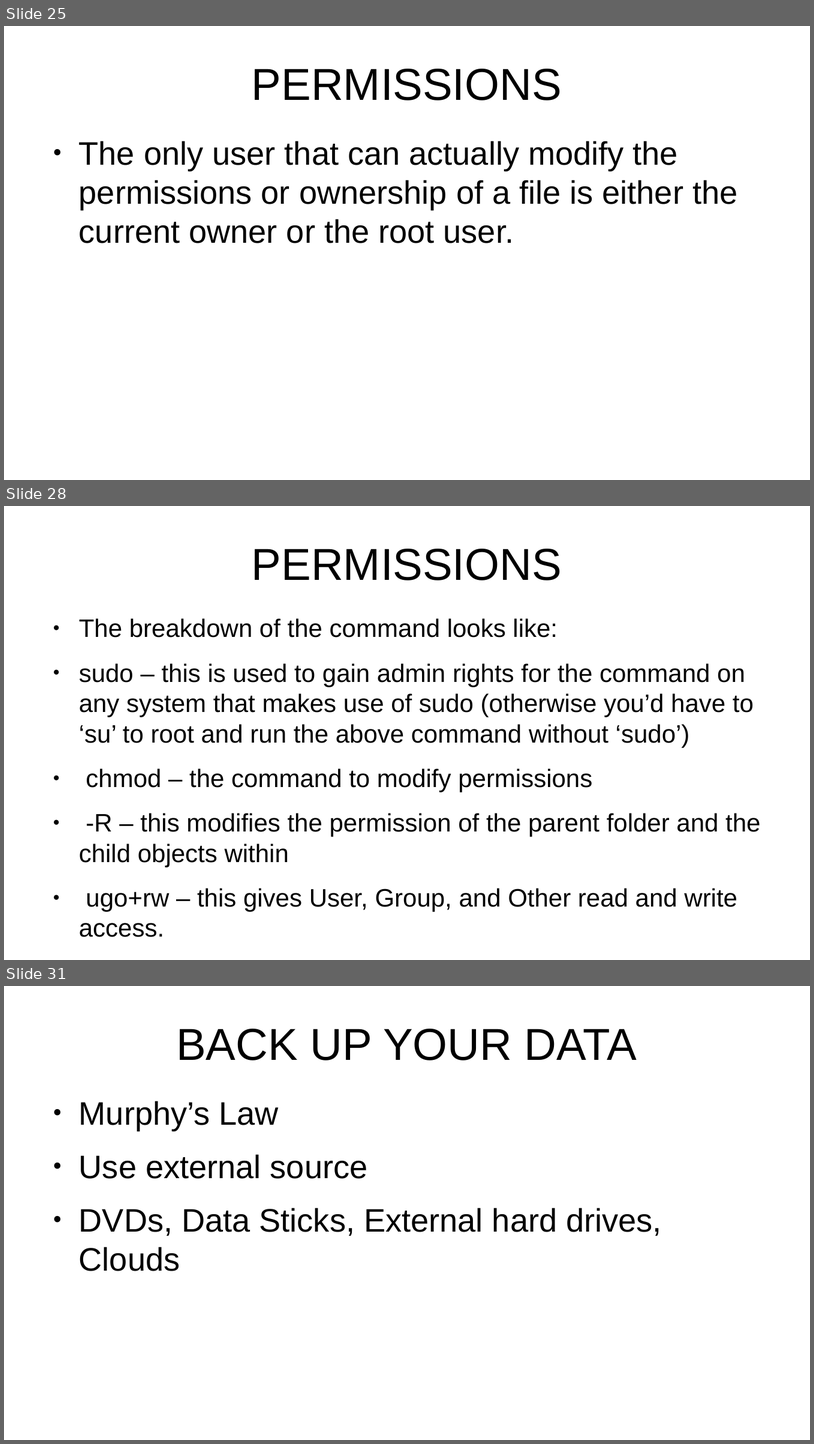
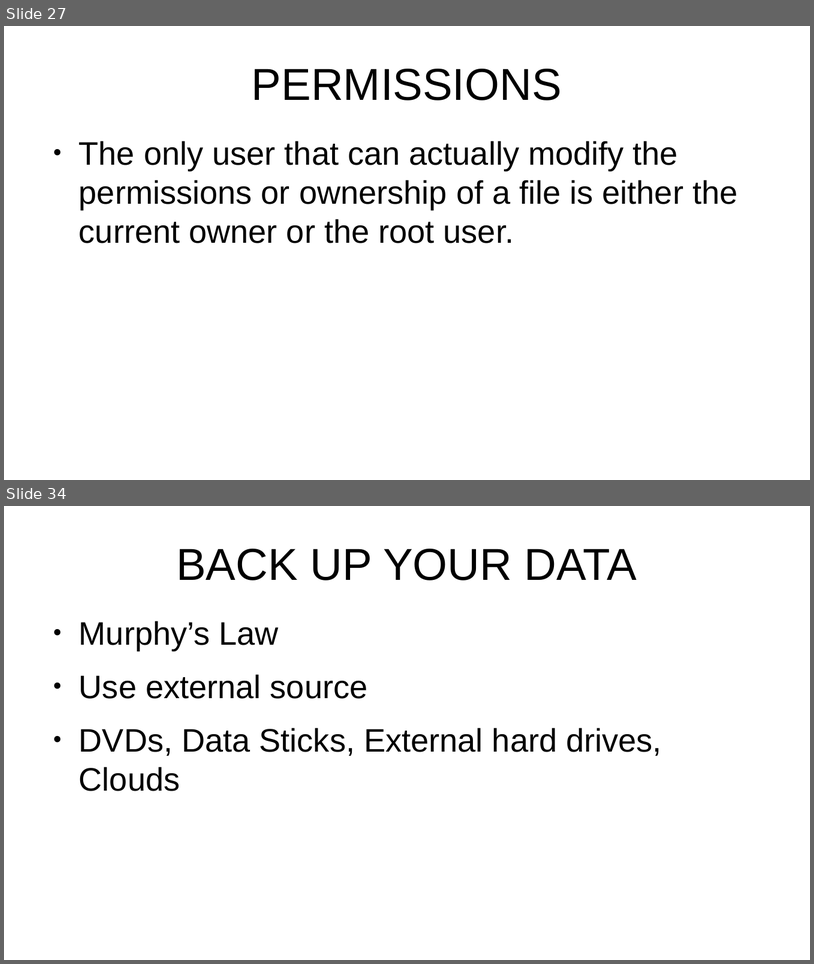
Before and after one commit to CochiseLinuxUsersGroup/Presentations, a slide deck: Security Considerations Encore.odp. Shown one above the other, each under a label of ours: slides 25, 28 and 31 before the commit, slides 27 and 34 after it; the slides between them are not shown. The pictures are 814x1444 and 814x964 pixels, drawn with LibreOffice and Linux fonts; fonts in the diff are those of the drawing. Boxes give left, top, right and bottom in pixels: in the first picture for what was removed or moved away, otherwise in the second. Text is boxed around its words. In the diff, an @@ line names an element or a change of style, - is before the commit and + after.

```diff
--- a/Security Considerations Encore.odp
+++ b/Security Considerations Encore.odp
@@ slide 28 removed at [4,506,810,960], background #FFFFFF @@
@@ title removed at [252,549,562,580] @@
-PERMISSIONS
@@ text removed at [79,618,761,937] @@
-● The breakdown of the command looks like:
-● sudo – this is used to gain admin rights for the command on any system that makes use of sudo (otherwise you’d have to ‘su’ to root and run the above command without ‘sudo’)
-● chmod – the command to modify permissions
-● -R – this modifies the permission of the parent folder and the child objects within
-● ugo+rw – this gives User, Group, and Other read and write access.
@@ what was slide 25 is now slide 27 @@
@@ what was slide 31 is now slide 34 @@
```
Also in this commit, not shown: 8 slides changed, 13 slides added, 5 other slides removed.
